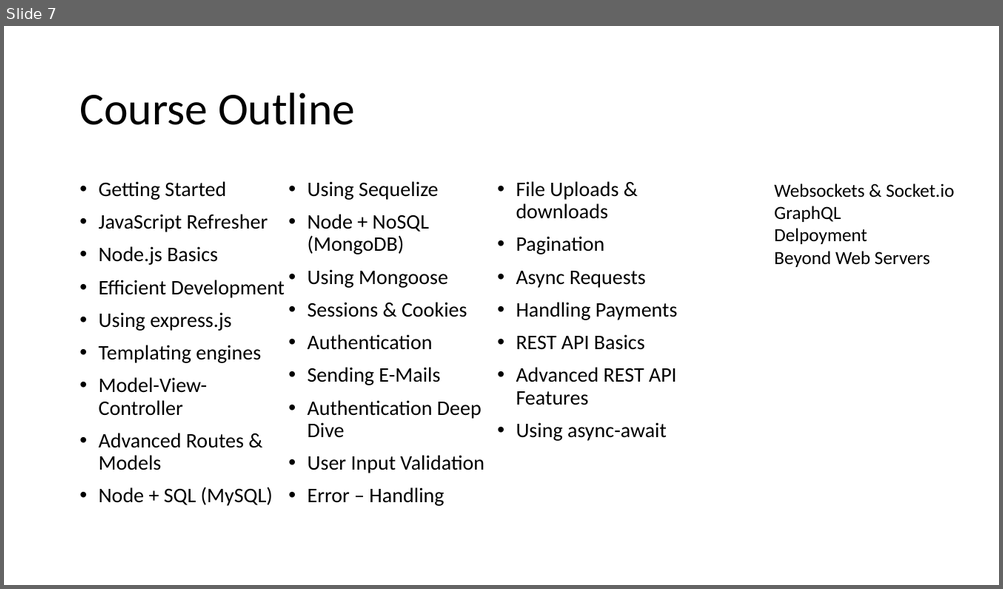
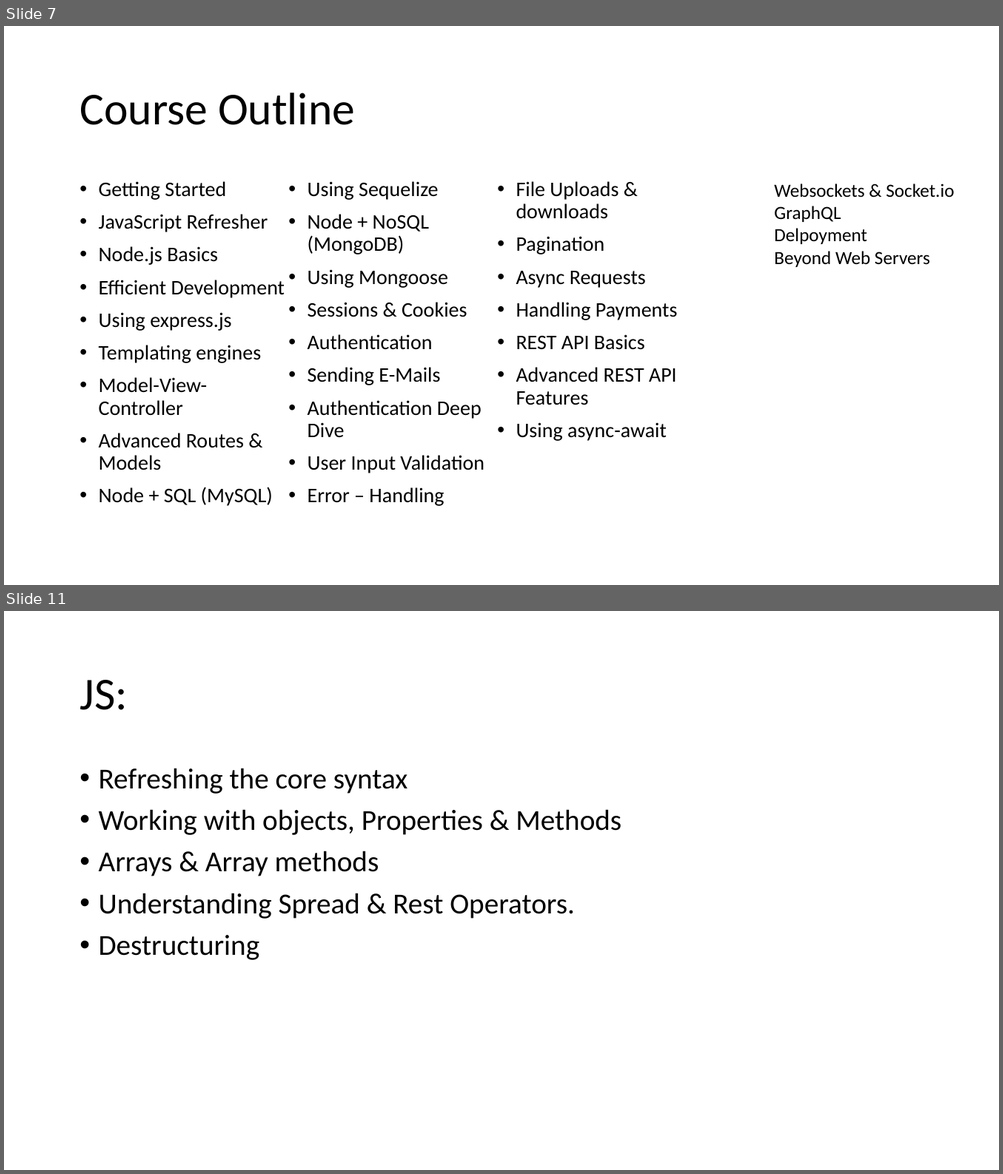
Before and after one commit to PiyushChaturvedii/Batch04, a slide deck: What is Node.pptx. Shown one above the other, each under a label of ours: slide 7 before the commit, slides 7 and 11 after it; the slides between them are not shown. The pictures are 1003x589 and 1003x1174 pixels, drawn with LibreOffice and Linux fonts; fonts in the diff are those of the drawing. Boxes give left, top, right and bottom in pixels: in the first picture for what was removed or moved away, otherwise in the second. Text is boxed around its words. In the diff, an @@ line names an element or a change of style, - is before the commit and + after.

```diff
--- a/What is Node.pptx
+++ b/What is Node.pptx
@@ slide 11 added at (x1=4, y1=611, x2=999, y2=1170), background #FFFFFF @@
@@ title added at (x1=79, y1=680, x2=127, y2=710), 44 pt, text #000000 @@
+JS:
@@ text added at (x1=99, y1=768, x2=621, y2=960), 28 pt, text #000000 @@
+• Refreshing the core syntax
+• Working with objects, Properties & Methods
+• Arrays & Array methods
+• Understanding Spread & Rest Operators.
+• Destructuring
```
Also in this commit, not shown: 4 other slides added, 2 other files.
